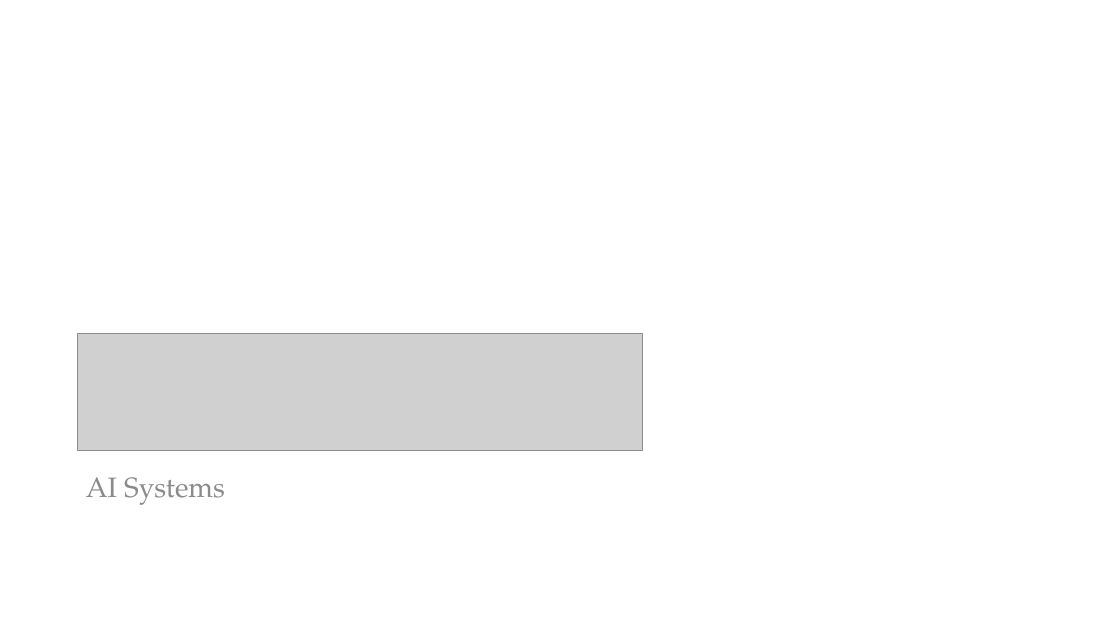
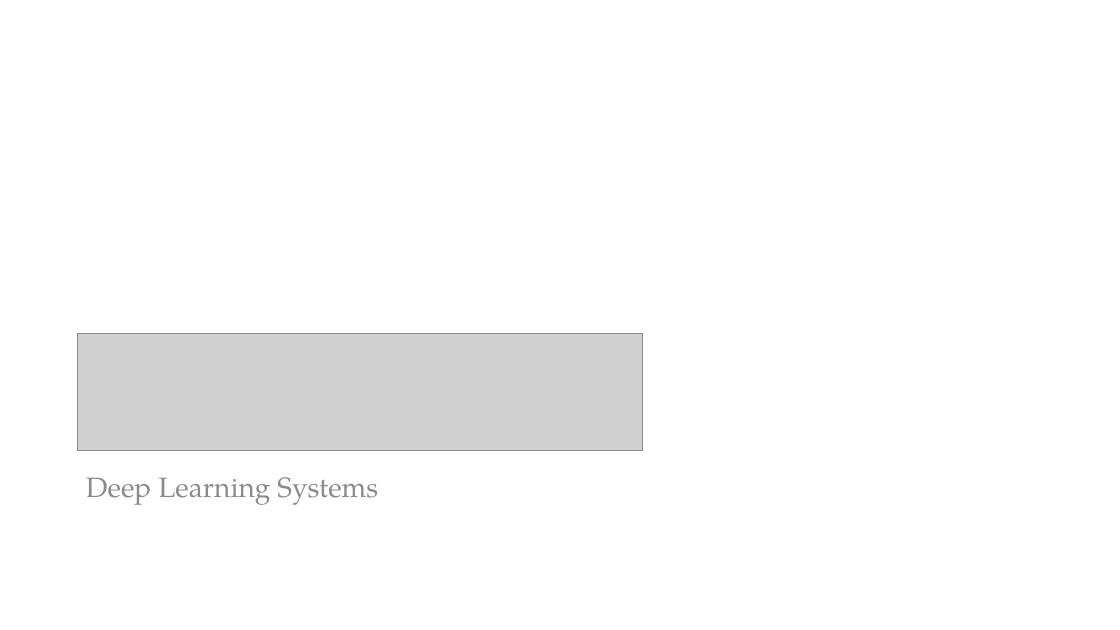
Before and after one commit to PracticumAI/what_is_ai, a slide deck: slide 1 of presentations/03_systems.pptx. Drawn at 1120x630 pixels with LibreOffice and Linux fonts; fonts in the diff are those of the drawing; grey boxes stand for pictures. Boxes give left, top, right and bottom in pixels: in the first picture for what was removed or moved away, otherwise in the second. Text is boxed around its words. In the diff, an @@ line names an element or a change of style, - is before the commit and + after.

```diff
--- a/presentations/03_systems.pptx
+++ b/presentations/03_systems.pptx
@@ text at (x1=86, y1=477, x2=378, y2=505): text changed @@
-AI Systems
+Deep Learning Systems
```
Also in this commit, not shown: 5 other slides changed, 1 slide added, 1 slide removed, 2 other files.
